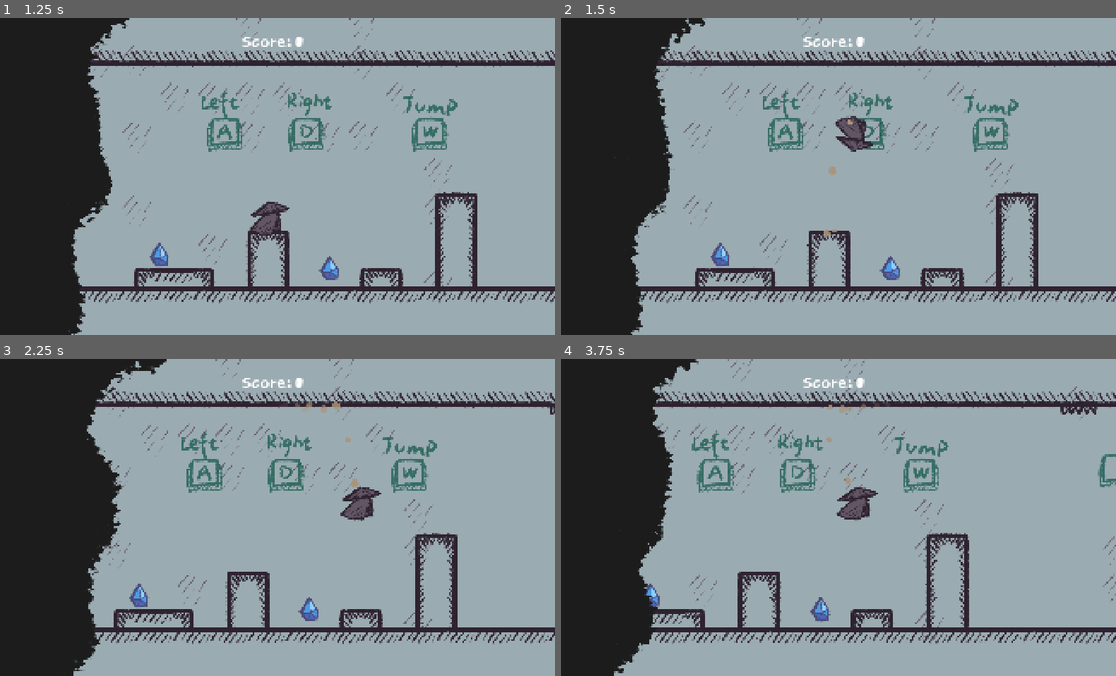
Above: before the commit, frames 1-4 (two rows, left to right).
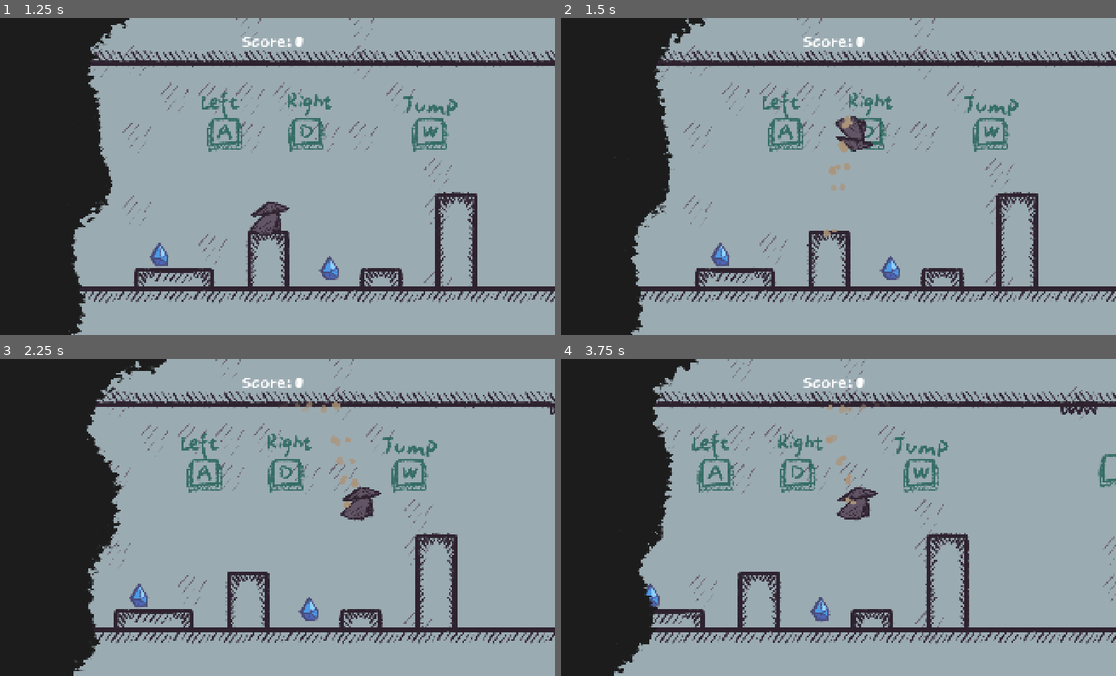
Above: after the commit, the same moments.

Repository: YiTongHu-SC/upside-down
Game: Godot game, scene res://scenes/main.tscn
Two runs of this game, one before a commit and one after it. Both use one fixed random seed, a clock stepped at 60 frames per second and the inputs below.
Inputs:
- Up to frame 1 (1.25 s): click "Start Game" at 0.5 s
- Up to frame 2 (1.5 s): hold D (MOVE_RIGHT) from 1.28 s (still down); tap Space (DASH) at 1.35 s
- Up to frame 3 (2.25 s): keep holding D (MOVE_RIGHT); tap W (JUMP) at 1.52 s; tap Space (DASH) at 2.1 s
- Up to frame 4 (3.75 s): tap W (JUMP) at 2.27 s; release D (MOVE_RIGHT) at 2.78 s; hold A (MOVE_LEFT) 2.78-3.53 s; tap Space (DASH) at 2.85, 3.6 s; hold D (MOVE_RIGHT) from 3.53 s (still down)

Frame 1 is identical in both runs. In frame 2, 0.2% of the frame differs, in the area x 48-53%, y 30-55%; in frame 3, 0.1%; in frame 4, 0.1%.

Commit message:
feat(hero): add dash effect and improve

Diff:
--- a/nodes/hero.gd
+++ b/nodes/hero.gd
@@ -33,7 +33,8 @@
 @onready var current_state = State.IDLE
 @onready var animation = $AnimationPlayer
 @onready var gravity_dir = 1
-@onready var particles: GPUParticles2D = $GPUParticles2D
+@onready var particles_walk: GPUParticles2D = $GPUParticlesWalk
+@onready var particles_dash: GPUParticles2D = $GPUParticlesDash
 
 var init_pos: Vector2
 func _ready():
@@ -55,6 +56,7 @@
 		# 给一个大速度
 		velocity.y = switch_jump_velocity * physics_unit * gravity_dir
 		GameDataGlobal.on_upside_down.emit(upside_down)
+		particles_dash.emitting = true
 		pass
 
 	# Handle jump input timing
@@ -103,14 +105,14 @@
 		if current_state != State.WALK && not is_jumping:
 			animation.play("walk")
 			current_state = State.WALK
-			particles.emitting = true
+			particles_walk.emitting = true
 		velocity.x = direction * move_speed * physics_unit
 		_update_face(direction)
 	else:
 		if current_state != State.IDLE && not is_jumping:
 			animation.play("idle")
 			current_state = State.IDLE
-			particles.emitting = false
+			particles_walk.emitting = false
 		# Apply friction when no input
 		velocity.x = move_toward(velocity.x, 0, friction * physics_unit * delta)
 
--- a/nodes/hero.tscn
+++ b/nodes/hero.tscn
@@ -152,9 +152,18 @@
 &"": SubResource("AnimationLibrary_0s01v")
 }
 
-[node name="GPUParticles2D" type="GPUParticles2D" parent="."]
+[node name="GPUParticlesWalk" type="GPUParticles2D" parent="."]
 position = Vector2(-21, 34)
 emitting = false
 amount = 16
 texture = ExtResource("5_4kahr")
 process_material = SubResource("ParticleProcessMaterial_4kahr")
+
+[node name="GPUParticlesDash" type="GPUParticles2D" parent="."]
+position = Vector2(-21, 34)
+emitting = false
+amount = 30
+texture = ExtResource("5_4kahr")
+lifetime = 0.5
+one_shot = true
+process_material = SubResource("ParticleProcessMaterial_4kahr")
